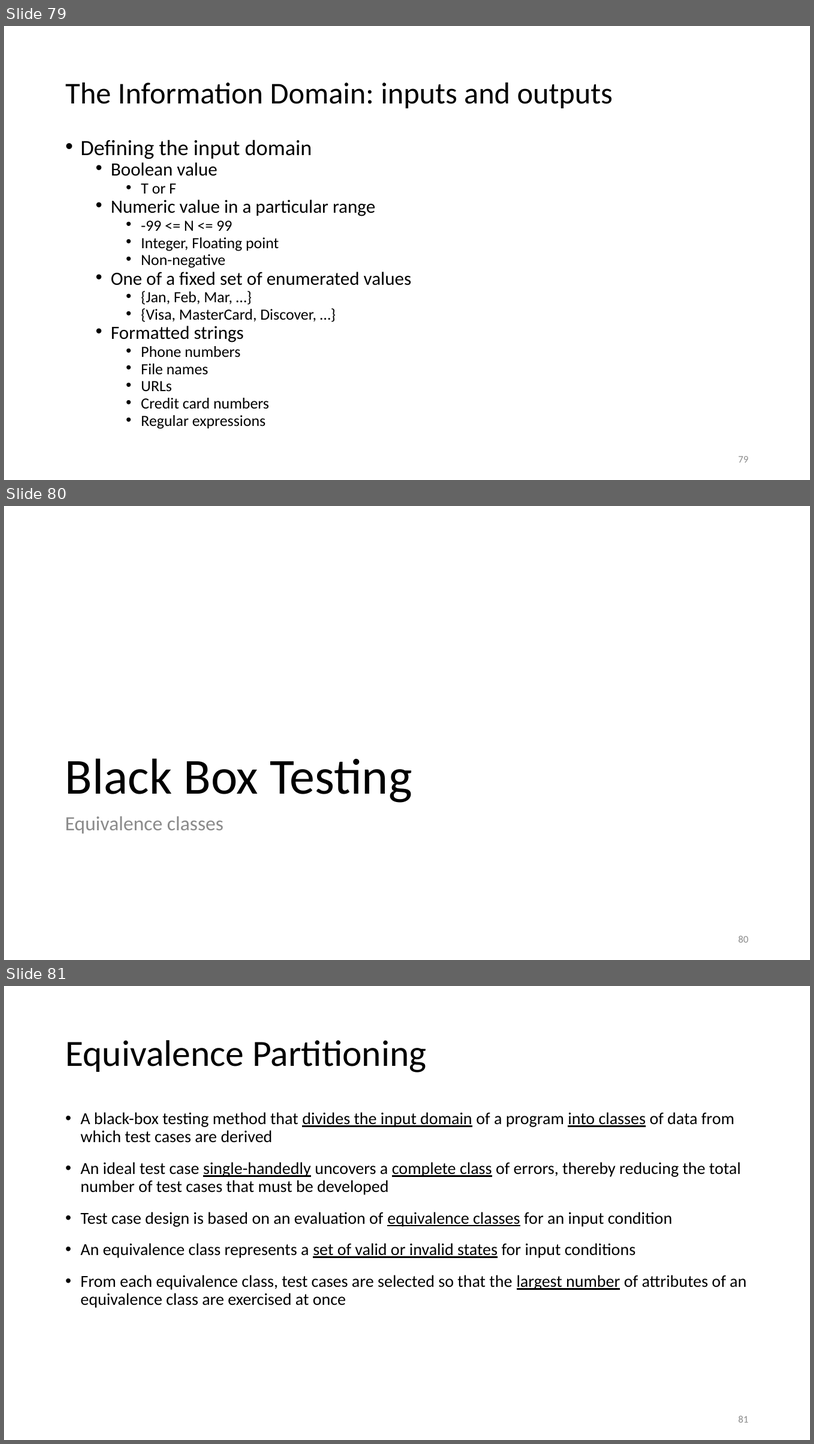
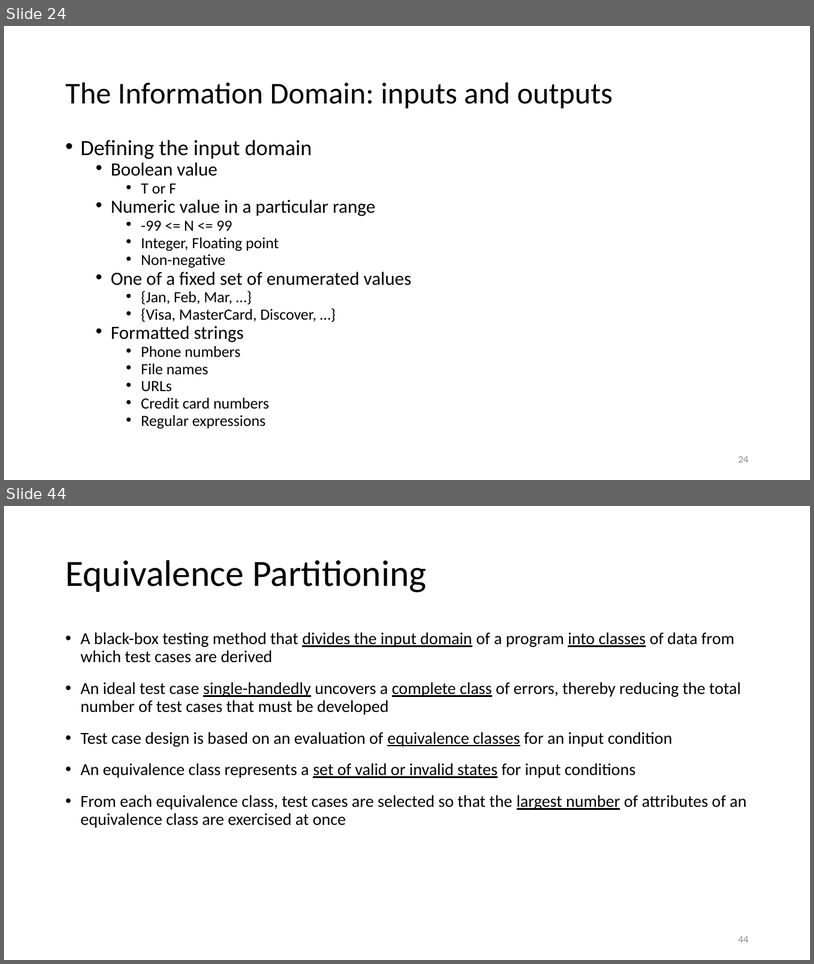
Before and after one commit to malenezi/malenezi, a slide deck: SE401/Lectures/6-Black Box Testing/Black Box Testing.pptx. Shown one above the other, each under a label of ours: slides 79, 80 and 81 before the commit, slides 24 and 44 after it; the slides between them are not shown. The pictures are 814x1444 and 814x964 pixels, drawn with LibreOffice and Linux fonts; fonts in the diff are those of the drawing. Boxes give left, top, right and bottom in pixels: in the first picture for what was removed or moved away, otherwise in the second. Text is boxed around its words. In the diff, an @@ line names an element or a change of style, - is before the commit and + after.

```diff
--- a/SE401/Lectures/6-Black Box Testing/Black Box Testing.pptx
+++ b/SE401/Lectures/6-Black Box Testing/Black Box Testing.pptx
@@ slide 80 removed at (4, 506, 810, 960), background #FFFFFF @@
@@ title removed at (65, 758, 413, 802) @@
-Black Box Testing
@@ text removed at (65, 816, 224, 834) @@
-Equivalence classes
@@ page number removed at (738, 935, 749, 942) @@
-80
@@ what was slide 79 is now slide 24 @@
@@ page number at (738, 456, 749, 462): text changed @@
-79
+24
@@ what was slide 81 is now slide 44 @@
@@ page number at (738, 936, 749, 942): text changed @@
-81
+44
```
Also in this commit, not shown: 2 slides changed, 1 slide added, 1 other slide removed, 2 other files.
